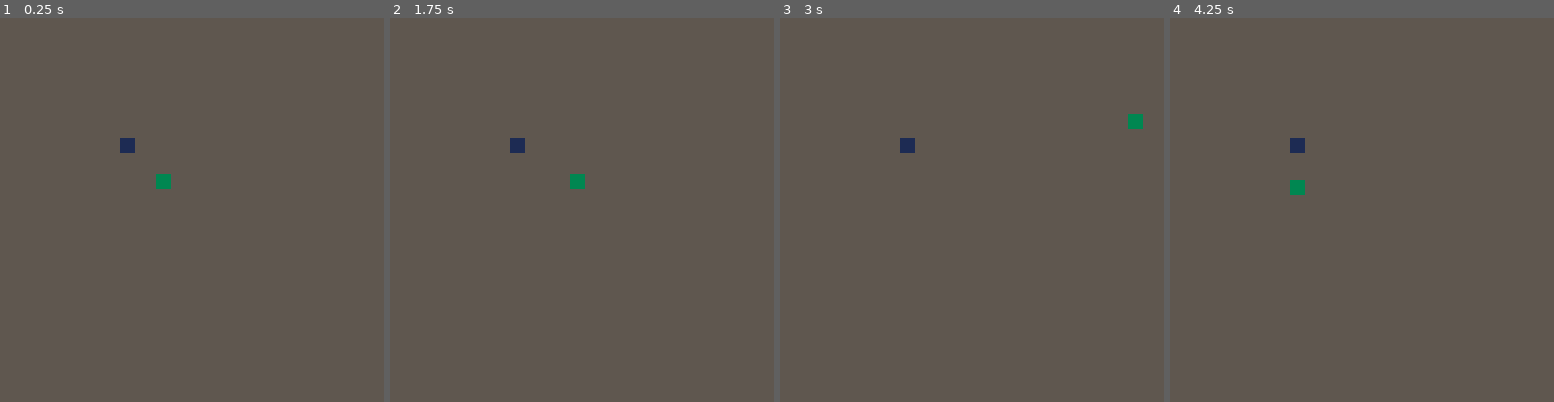
Above: before the commit, frames 1-4 (left to right).
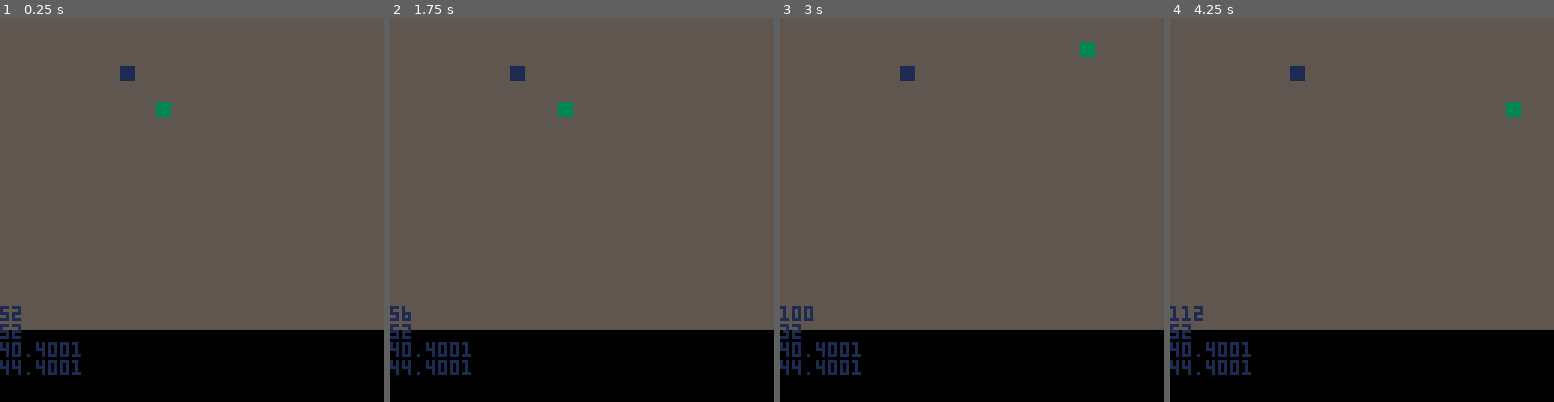
Above: after the commit, the same moments.

Repository: mccolgst/pico-8-cartridges
Game: PICO-8 cartridge snake/snake.p8
The game is run twice, just before and just after one commit, with the same random seed, the same clock (stepped at 60 frames per second) and the same inputs.
Inputs:
- Up to frame 1 (0.25 s): no input
- Up to frame 2 (1.75 s): tap O (Z key) at 0.7, 1.7 s; hold Right from 1.6 s (still down)
- Up to frame 3 (3 s): release Right at 2.1 s; tap O (Z key) at 2.1, 2.5, 2.9 s; hold Up 2.15-2.42 s; hold Right from 2.47 s (still down)
- Up to frame 4 (4.25 s): release Right at 3.03 s; hold Left 3.08-3.58 s; tap O (Z key) at 3.3, 3.7, 4.1 s; hold Down 3.63-3.97 s; hold Right from 4.02 s (still down)

The runs differ from the first frame. In frame 1, 20% of the frame differs, in the area x 0-100%, y 12-100%; in frame 2, 20%; in frame 3, 20%, in the area x 0-100%, y 6-100%; in frame 4, 20%.

Commit message:
remove js and html, add first pass at collision detection and some debug helpers

Diff:
--- a/snake/snake.p8
+++ b/snake/snake.p8
@@ -21,12 +21,31 @@
            food_xpos+size,1)
 end
 
+function eat_food()
+  print(x)
+  print(y)
+  print(food_xpos)
+  print(food_xpos+size)
+  // todo: this only handles
+  // top left pixel of player
+  if x>food_xpos      and
+     x<food_xpos+size and
+     y>food_xpos      and
+     y<food_xpos+size then
+     print "collide!"
+  			dx=0 dy=0
+  end
+end
+
 function _update()
   //get player inputs and set player dx dy
   if (btn(0)) and dx!=speed  then dx=-speed dy=0 end
   if (btn(1)) and dx!=-speed then dx=speed  dy=0 end
   if (btn(2)) and dy!=speed  then dy=-speed dx=0 end
   if (btn(3)) and dy!=-speed then dy=speed  dx=0 end
+
+  // pause game on z for debug
+  if (btn(4)) then dx=0 dy=0 end
 
   //wrap screen boundaries
   if x>screen_width then x=0 end
@@ -46,6 +65,8 @@
   rectfill(x,y,x+size,y+size,3)
   //draw food
   food()
+
+		eat_food()
 end
 __gfx__
 00000000000000000000000000000000000000000000000000000000000000000000000000000000000000000000000000000000000000000000000000000000
Not shown, removed: snake/snake.html
Not shown, removed: snake/snake.js
